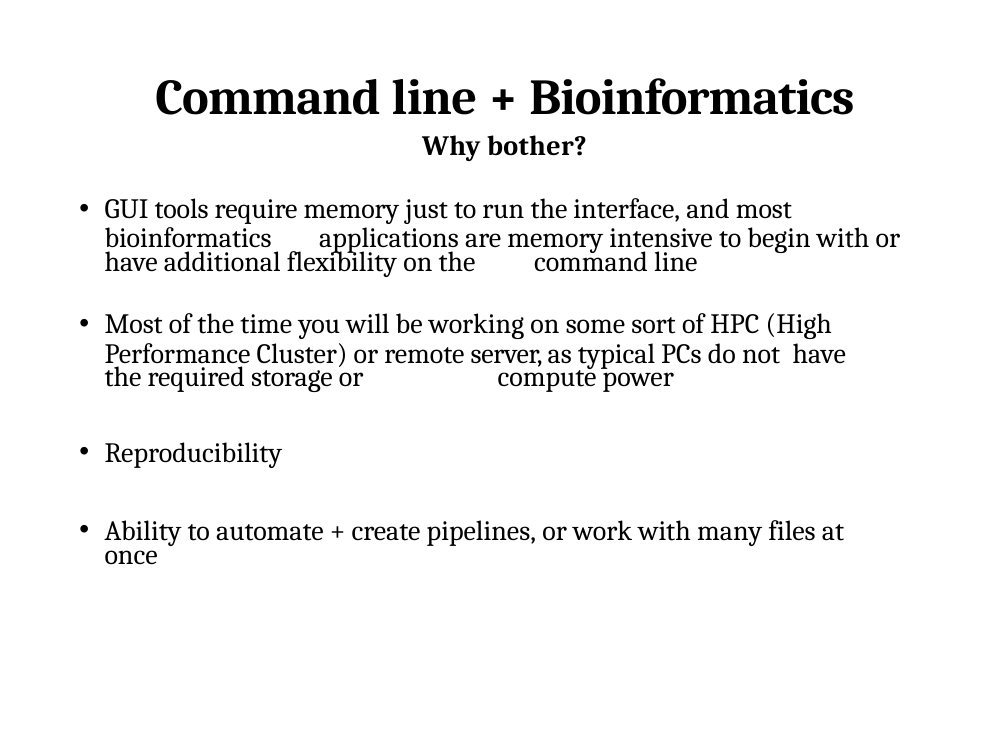
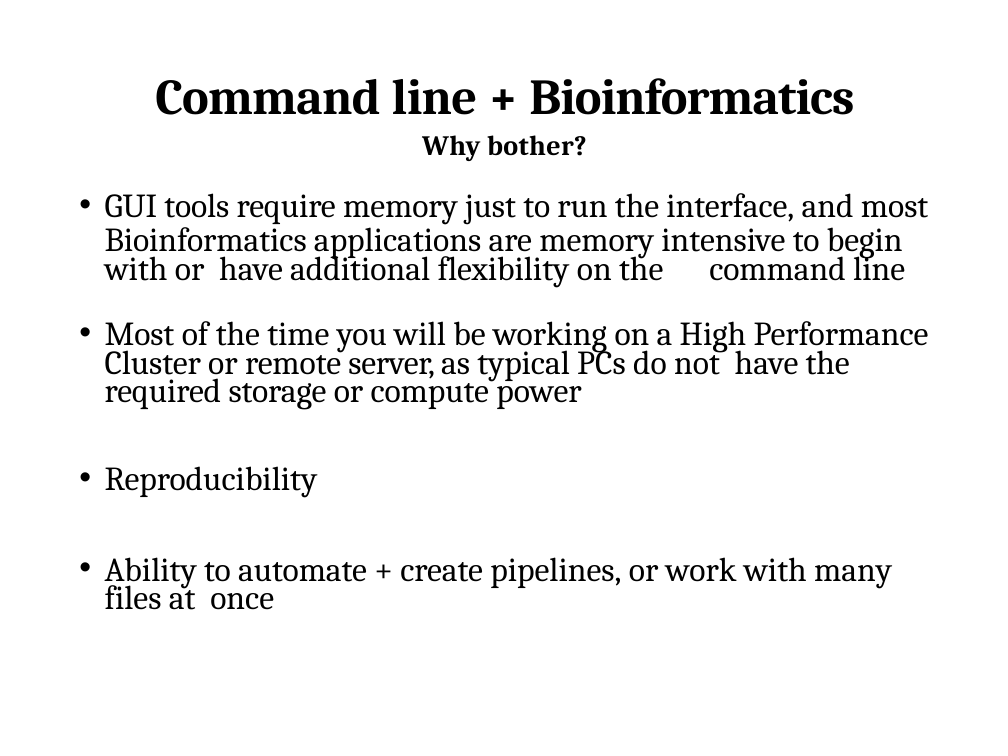
Before and after one commit to PRodriguez19/Intro-to-shell, a slide deck: slide 13 of lectures/Lecture1-MMG3320-Introduction.pptx (slide 14 before the commit). Drawn at 1008x756 pixels with LibreOffice and Linux fonts; fonts in the diff are those of the drawing. Boxes give left, top, right and bottom in pixels: in the first picture for what was removed or moved away, otherwise in the second. Text is boxed around its words. In the diff, an @@ line names an element or a change of style, - is before the commit and + after.

```diff
--- a/lectures/Lecture1-MMG3320-Introduction.pptx
+++ b/lectures/Lecture1-MMG3320-Introduction.pptx
@@ text at box(105, 193, 928, 610): size 20 to 24 pt in "GUI tools require memory just to run ...", "Reproducibility", "Ability to automate + create pipelines, or ..." @@
@@ text at box(105, 220, 929, 410): text changed; size 20 to 24 pt @@
-bioinformatics applications are memory intensive to begin with or have additional flexibility on the command line
-• Most of the time you will be working on some sort of HPC (High
-Performance Cluster) or remote server, as typical PCs do not have the required storage or compute power
+Bioinformatics applications are memory intensive to begin with or have additional flexibility on the command line
+• Most of the time you will be working on a High Performance Cluster or remote server, as typical PCs do not have the required storage or compute power
```
Also in this commit, not shown: 9 other slides changed, 1 slide added, 2 slides removed, 3 other files.
